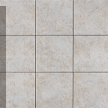
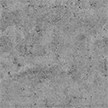
The second (108, 108) image is a revision of the first. Changes to its layers:
added layer "1623443102_6-phonoteka_org-p-potolok-beton-tekstura-besshovnaya-krasivo-6" above "68fdeb08b6cecbb" over bbox(0, 0, 108, 108)
hid "Слой 1" over bbox(6, 6, 102, 102)
hid group "Группа 1" (10 layers) over bbox(0, 0, 108, 108)
hid "Слой 1 копия 2" over bbox(0, 0, 108, 108)
hid "Фон" over bbox(0, 0, 108, 108)
